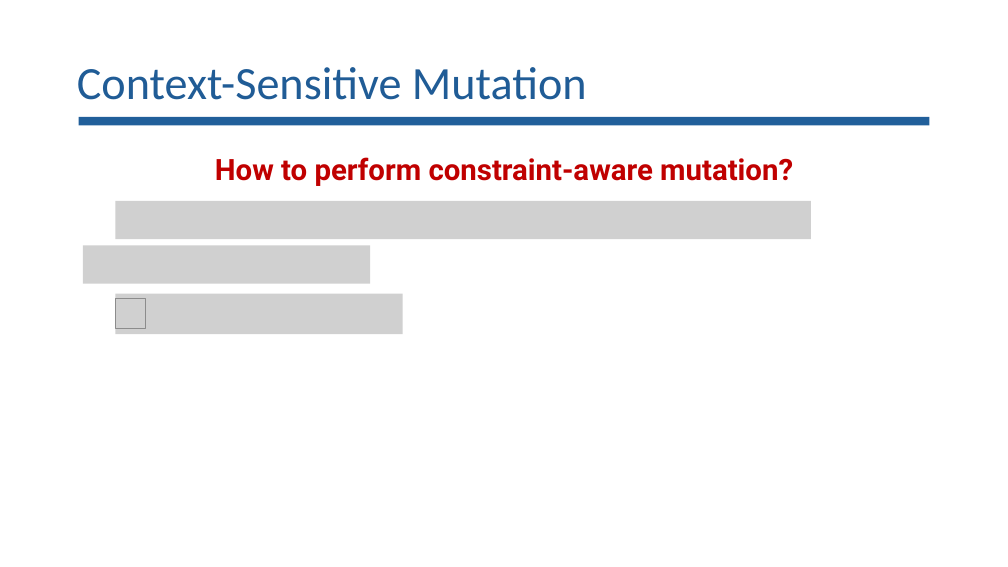
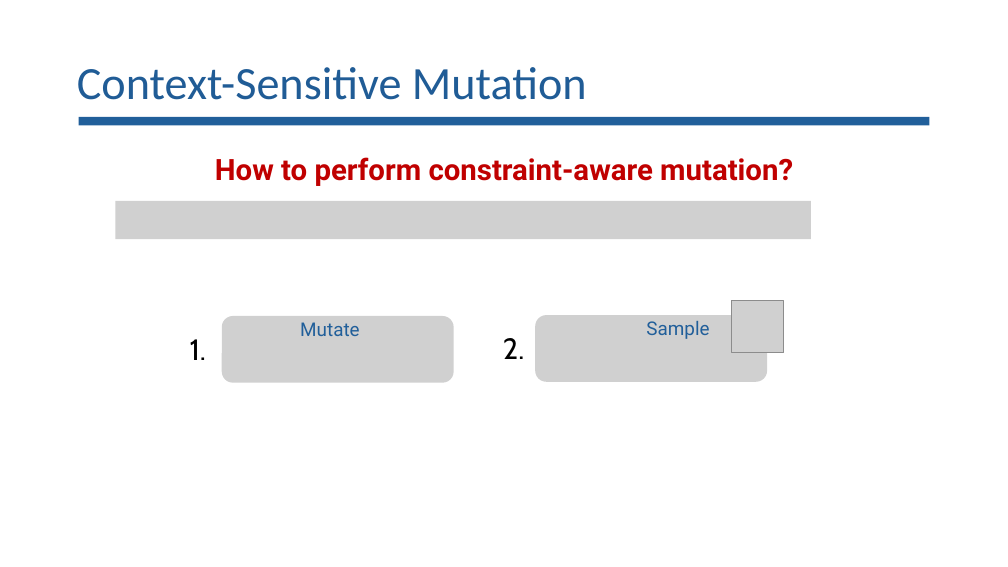
Before and after one commit to lorchrob/goblin_slides, a slide deck: slide 12 of goblin_slides.pptx. Drawn at 1008x567 pixels with LibreOffice and Linux fonts; fonts in the diff are those of the drawing; grey boxes stand for pictures. Boxes give left, top, right and bottom in pixels: in the first picture for what was removed or moved away, otherwise in the second. Text is boxed around its words. In the diff, an @@ line names an element or a change of style, - is before the commit and + after.

```diff
--- a/goblin_slides.pptx
+++ b/goblin_slides.pptx
@@ picture removed at (x1=83, y1=246, x2=371, y2=284) @@
@@ picture removed at (x1=116, y1=293, x2=403, y2=334) @@
@@ picture added at (x1=222, y1=316, x2=454, y2=383) @@
@@ text added at (x1=300, y1=322, x2=360, y2=336), 18 pt, text #215F9A @@
+Mutate
@@ picture added at (x1=535, y1=315, x2=768, y2=382) @@
@@ text added at (x1=646, y1=321, x2=709, y2=339), 18 pt, text #215F9A @@
+Sample
@@ picture resized from (x1=116, y1=299, x2=146, y2=329) to (x1=732, y1=301, x2=784, y2=353) @@
@@ text added at (x1=190, y1=339, x2=206, y2=360), 28 pt, text #000000 @@
+1.
@@ text added at (x1=503, y1=338, x2=524, y2=359), 28 pt, text #000000 @@
+2.
```
Also in this commit, not shown: 4 other slides changed.
